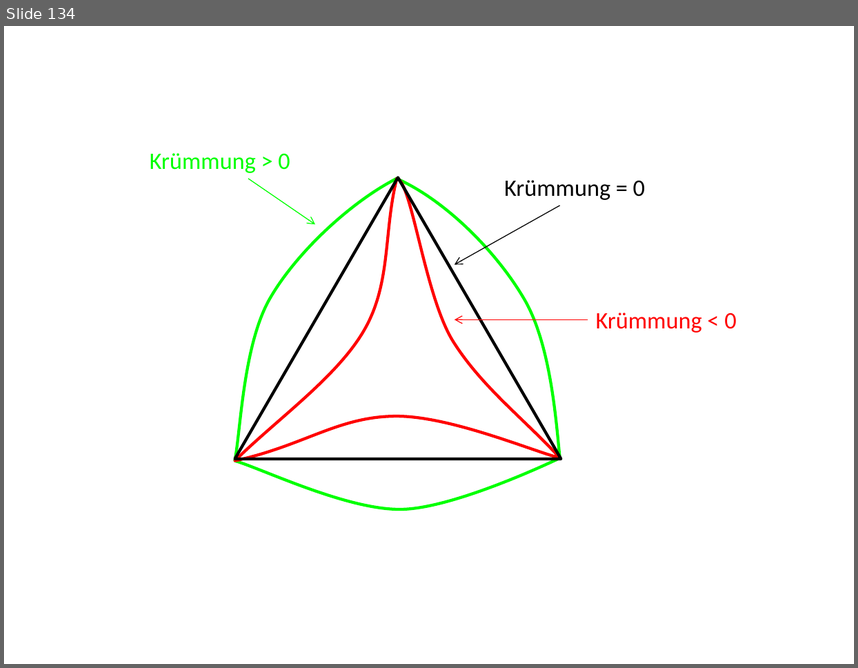
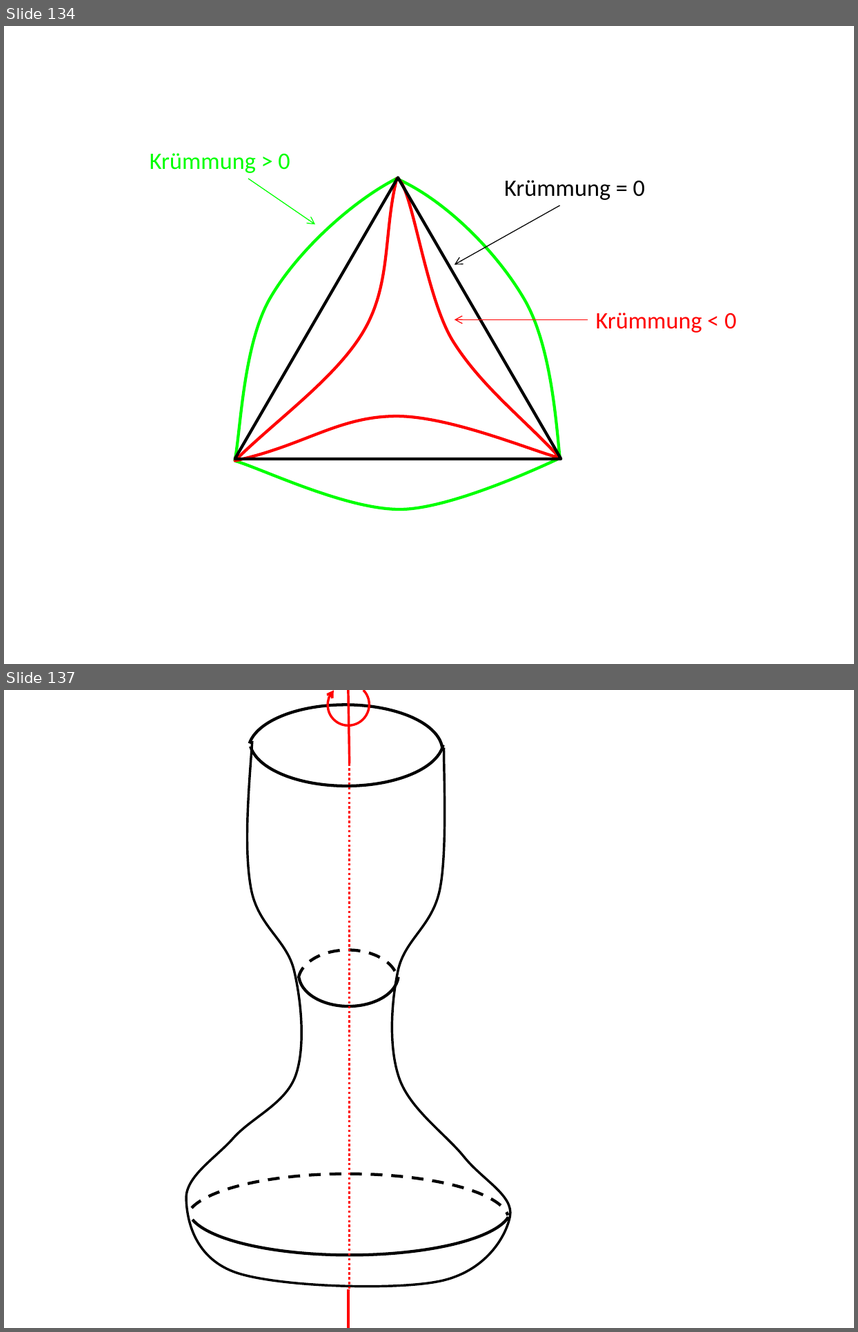
Before and after one commit to lutteropp/GeoTopo, a slide deck: images/Bilder.pptx. Shown one above the other, each under a label of ours: slide 134 before the commit, slides 134 and 137 after it; the slides between them are not shown. The pictures are 858x668 and 858x1332 pixels, drawn with LibreOffice and Linux fonts; fonts in the diff are those of the drawing. Boxes give left, top, right and bottom in pixels: in the first picture for what was removed or moved away, otherwise in the second. Text is boxed around its words. In the diff, an @@ line names an element or a change of style, - is before the commit and + after.

```diff
--- a/images/Bilder.pptx
+++ b/images/Bilder.pptx
@@ slide 137 added at (4,690,854,1328), background #FFFFFF @@
@@ arc (boxed as its full ellipse) added at (248,704,443,796), outline #000000 2.5 pt @@
@@ arc (boxed as its full ellipse) added at (250,694,444,786), outline #000000 2.5 pt @@
@@ arc (boxed as its full ellipse) added at (319,690,378,734), outline #FF0000 2 pt @@
@@ line added from (348, 690) to (349, 763), #FF0000 2 pt @@
@@ freeform shape added at (186,741,510,1286), outline #000000 2 pt @@
@@ line added from (349, 763) to (349, 1290), #FF0000 2 pt dashed @@
@@ arc (boxed as its full ellipse) added at (298,950,397,1014), outline #000000 2.5 pt dashed @@
@@ arc (boxed as its full ellipse) added at (299,943,399,1006), outline #000000 2.5 pt @@
@@ arc (boxed as its full ellipse) added at (188,1163,510,1254), outline #000000 2.5 pt @@
@@ arc (boxed as its full ellipse) added at (186,1174,508,1265), outline #000000 2.5 pt dashed @@
@@ line added from (348, 1290) to (348, 1328), #FF0000 2 pt @@
```
Also in this commit, not shown: 9 other slides added, 17 other files.
